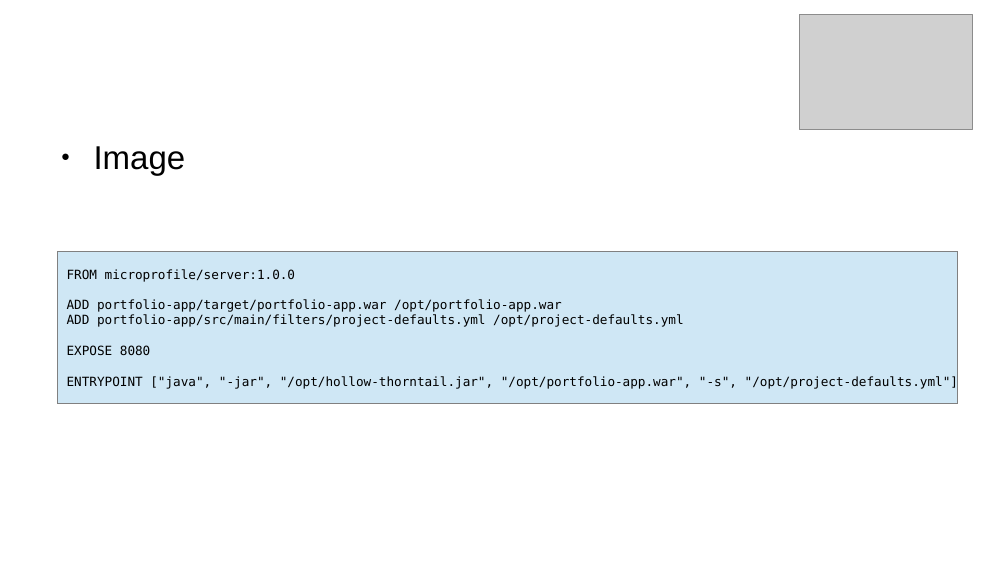
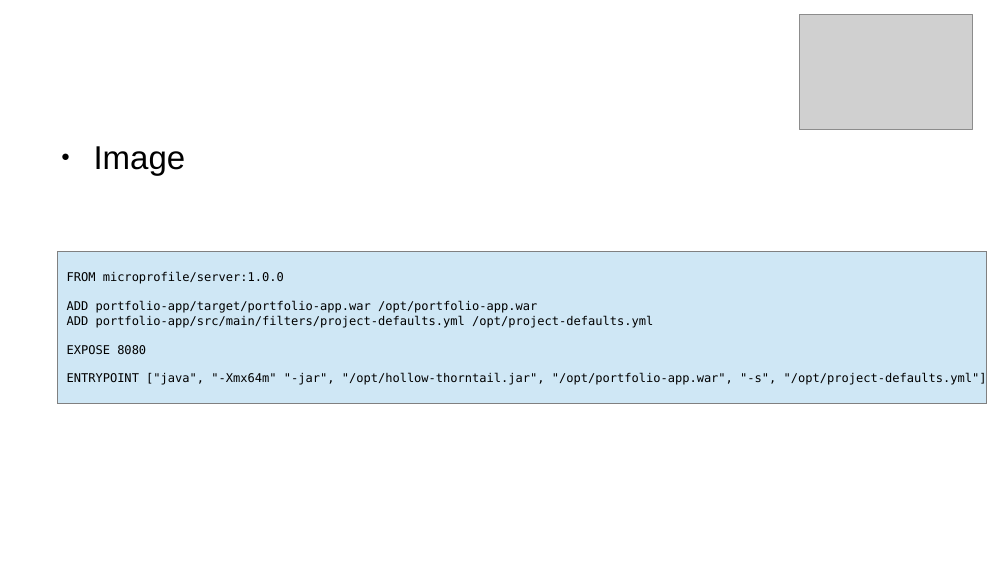
Before and after one commit to BaptisteMeynier/Kubernetes-Presentation, a slide deck: slide 10 of doc/presentationKube.odp. Drawn at 1008x567 pixels with LibreOffice and Linux fonts; fonts in the diff are those of the drawing; grey boxes stand for pictures; background and template pictures are left out. Boxes give left, top, right and bottom in pixels: in the first picture for what was removed or moved away, otherwise in the second. Text is boxed around its words. In the diff, an @@ line names an element or a change of style, - is before the commit and + after.

Commit message:
update presentation

```diff
--- a/doc/presentationKube.odp
+++ b/doc/presentationKube.odp
@@ rectangle "FROM microprofile/server:1.0.0 ADD portfolio-app/target/port ...": place and size @@
-rectangle "FROM microprofile/server:1.0.0 ADD portfolio-app/target/port ..." at [58, 252, 958, 403]
+rectangle "FROM microprofile/server:1.0.0 ADD portfolio-app/target/port ..." at [58, 252, 987, 403]
@@ text in rectangle at [67, 272, 987, 386]: text changed; size 10 to 9.5 pt @@
-FROM microprofile/server:1.0.0
-ADD portfolio-app/target/portfolio-app.war /opt/portfolio-app.war
-ADD portfolio-app/src/main/filters/project-defaults.yml /opt/project-defaults.yml
-EXPOSE 8080
-ENTRYPOINT ["java", "-jar", "/opt/hollow-thorntail.jar", "/opt/portfolio-app.war", "-s", "/opt/project-defaults.yml"]
+FROM microprofile/server:1.0.0
+ADD portfolio-app/target/portfolio-app.war /opt/portfolio-app.war
+ADD portfolio-app/src/main/filters/project-defaults.yml /opt/project-defaults.yml
+EXPOSE 8080
+ENTRYPOINT ["java", "-Xmx64m" "-jar", "/opt/hollow-thorntail.jar", "/opt/portfolio-app.war", "-s", "/opt/project-defaults.yml"]
```
Also in this commit, not shown: 1 other slide changed, 3 other files.
